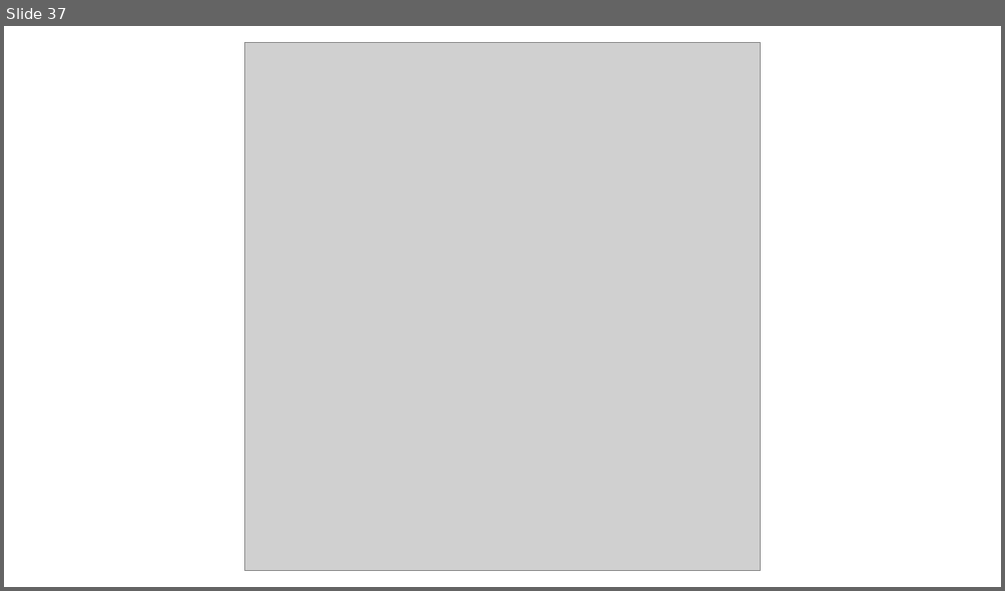
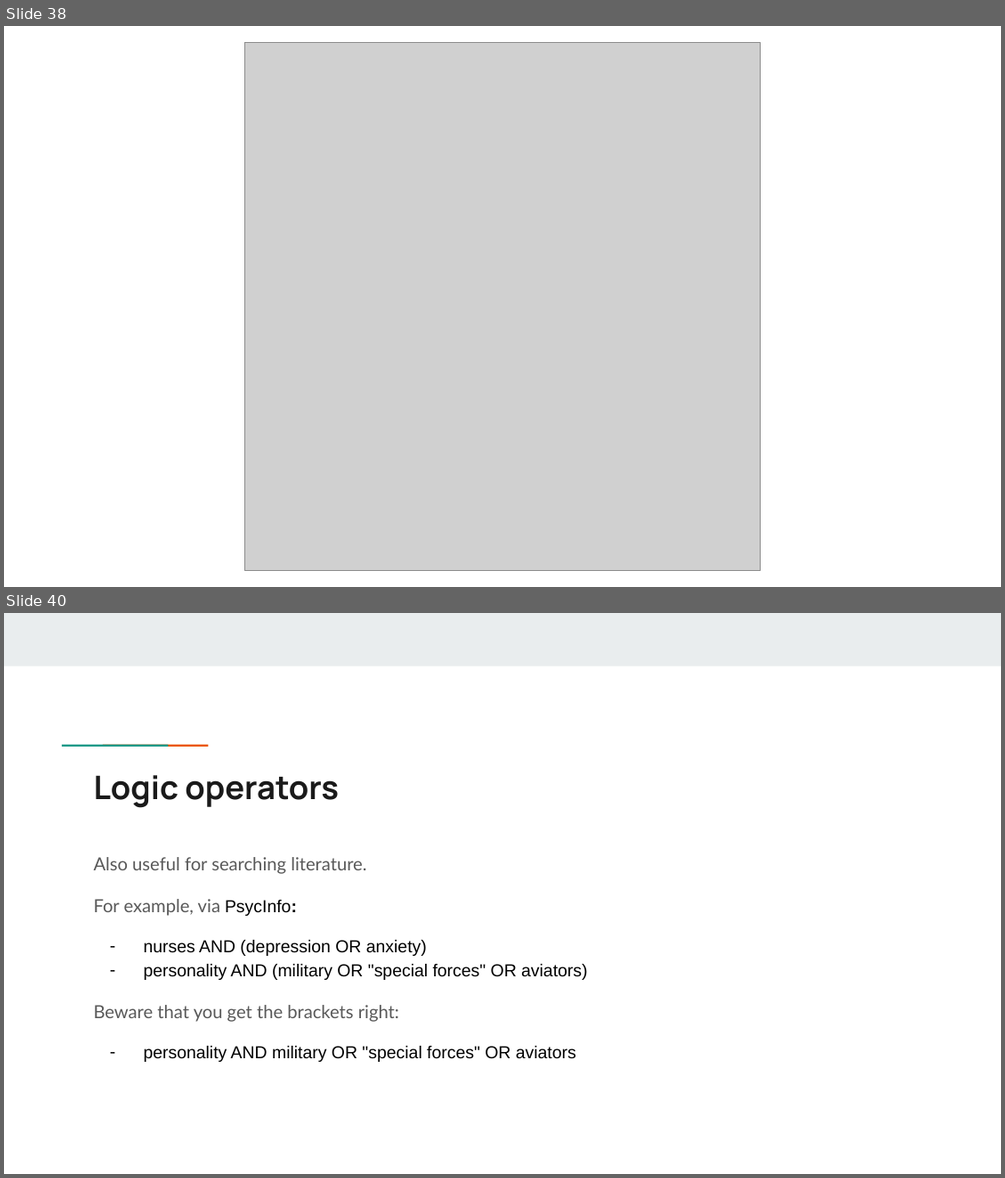
Before and after one commit to rikhuijzer/BayesianAssignment.jl, a slide deck: presentation/Bayesian assignment.pptx. Shown one above the other, each under a label of ours: slide 37 before the commit, slides 38 and 40 after it; the slides between them are not shown. The pictures are 1005x591 and 1005x1178 pixels, drawn with LibreOffice and Linux fonts; fonts in the diff are those of the drawing; grey boxes stand for pictures. Boxes give left, top, right and bottom in pixels: in the first picture for what was removed or moved away, otherwise in the second. Text is boxed around its words. In the diff, an @@ line names an element or a change of style, - is before the commit and + after.

Commit message:
Update presentation

```diff
--- a/presentation/Bayesian assignment.pptx
+++ b/presentation/Bayesian assignment.pptx
@@ slide 40 added at (x1=4, y1=613, x2=1001, y2=1174), background #FFFFFF @@
@@ rectangle added at (x1=4, y1=613, x2=1001, y2=666), fill #E9EDEE @@
@@ rectangle added at (x1=95, y1=743, x2=136, y2=747), fill #1A9988 @@
@@ rectangle added at (x1=135, y1=743, x2=176, y2=747), fill #EB5600 @@
@@ title added at (x1=94, y1=775, x2=339, y2=808), 23.4 pt, text #1A1A1A, bold @@
+Logic operators
@@ text added at (x1=94, y1=857, x2=587, y2=1062), 12.5 pt, text #000000 @@
+Also useful for searching literature.
+For example, via PsycInfo:
+– nurses AND (depression OR anxiety)
+– personality AND (military OR "special forces" OR aviators)
+Beware that you get the brackets right:
+– personality AND military OR "special forces" OR aviators
@@ what was slide 37 is now slide 38 @@
```
Also in this commit, not shown: 2 other slides added.
